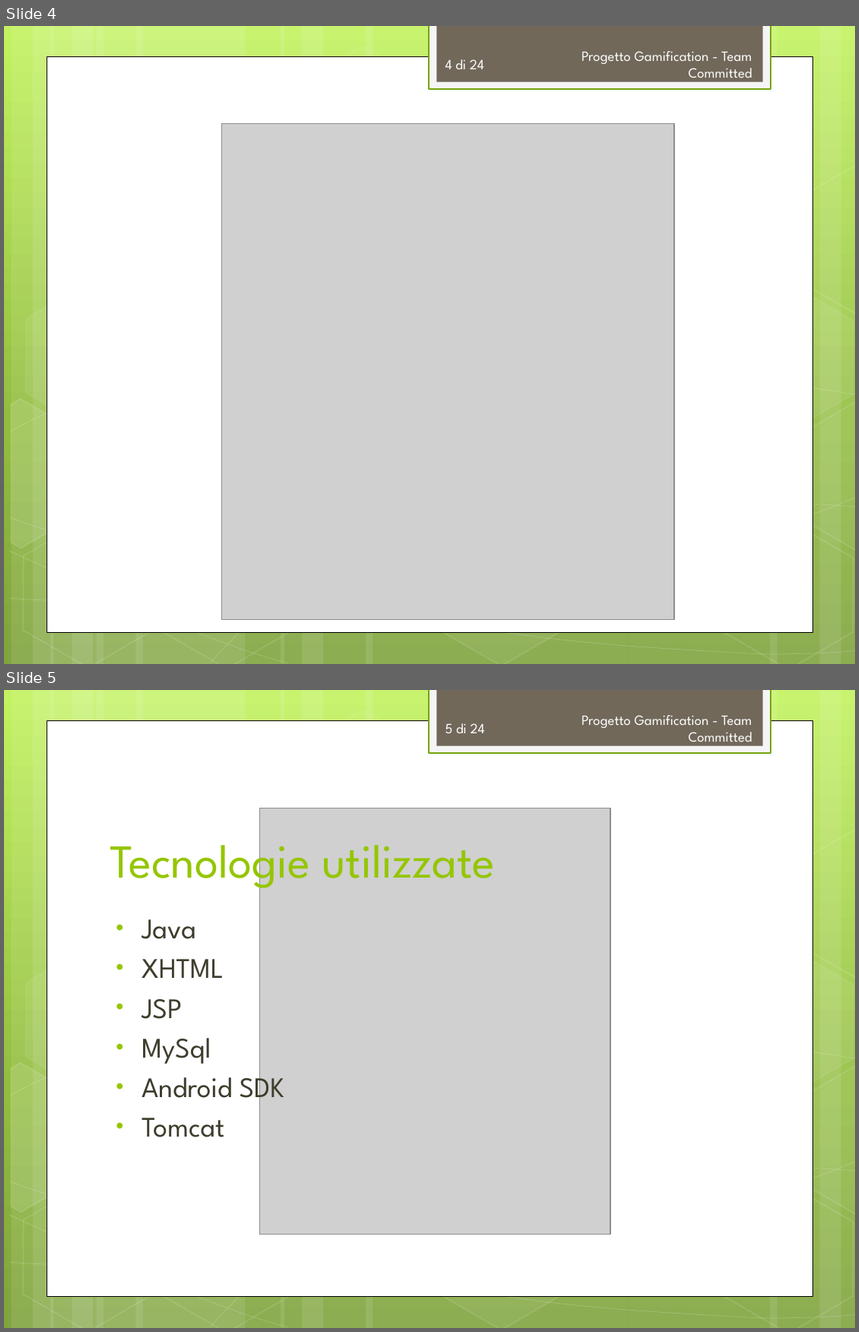
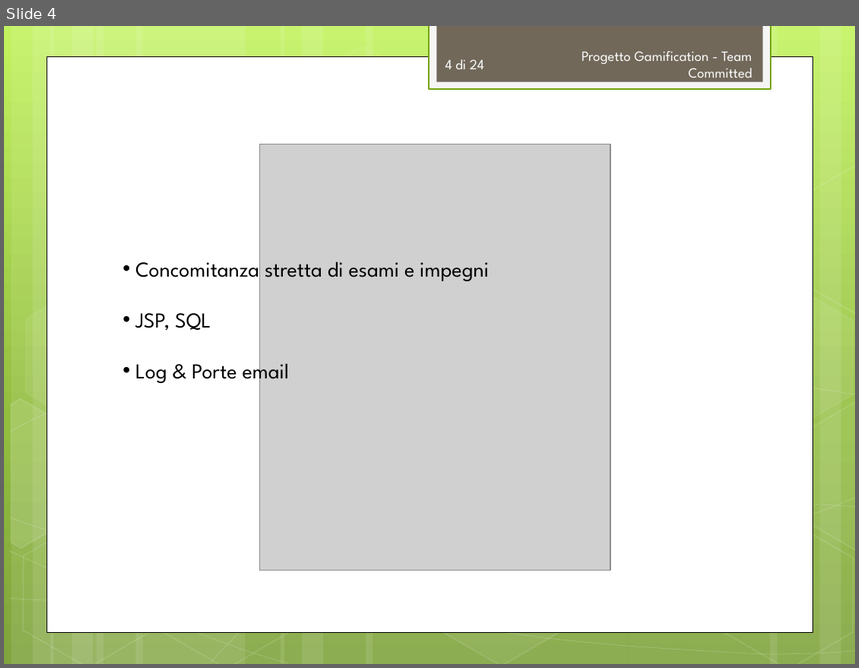
Before and after one commit to TeamCommitted/Team-Committed---Documenti, a slide deck: RQ/Esterni/presentazione/RP-Presentazione.pptx. Shown one above the other, each under a label of ours: slides 4 and 5 before the commit, slide 4 after it. The pictures are 859x1332 and 859x668 pixels, drawn with LibreOffice and Linux fonts; fonts in the diff are those of the drawing; grey boxes stand for pictures. Boxes give left, top, right and bottom in pixels: in the first picture for what was removed or moved away, otherwise in the second. Text is boxed around its words. In the diff, an @@ line names an element or a change of style, - is before the commit and + after.

```diff
--- a/RQ/Esterni/presentazione/RP-Presentazione.pptx
+++ b/RQ/Esterni/presentazione/RP-Presentazione.pptx
@@ slide 5 removed at (x1=4, y1=690, x2=855, y2=1328), background gradient #C3F35F to #93BF3F to #81A53E; not listed: 31 template elements that a slide beside it also shows @@
@@ page number removed at (x1=446, y1=723, x2=485, y2=733) @@
-5 di 24
@@ text removed at (x1=582, y1=715, x2=753, y2=747) @@
-Progetto Gamification - Team Committed
@@ picture removed at (x1=260, y1=809, x2=611, y2=1235) @@
@@ title removed at (x1=110, y1=831, x2=495, y2=892) @@
-Tecnologie utilizzate
@@ text removed at (x1=142, y1=920, x2=284, y2=1138) @@
-• Java
-• XHTML
-• JSP
-• MySql
-• Android SDK
-• Tomcat
@@ slide 4 changed as well @@
@@ picture resized from (x1=222, y1=124, x2=675, y2=620) to (x1=260, y1=145, x2=611, y2=571) @@
@@ text added at (x1=135, y1=262, x2=489, y2=385), 18 pt, text #000000 @@
+• Concomitanza stretta di esami e impegni
+• JSP, SQL
+• Log & Porte email
```
Also in this commit, not shown: 3 other slides changed, 19 other slides removed, 4 other files.
